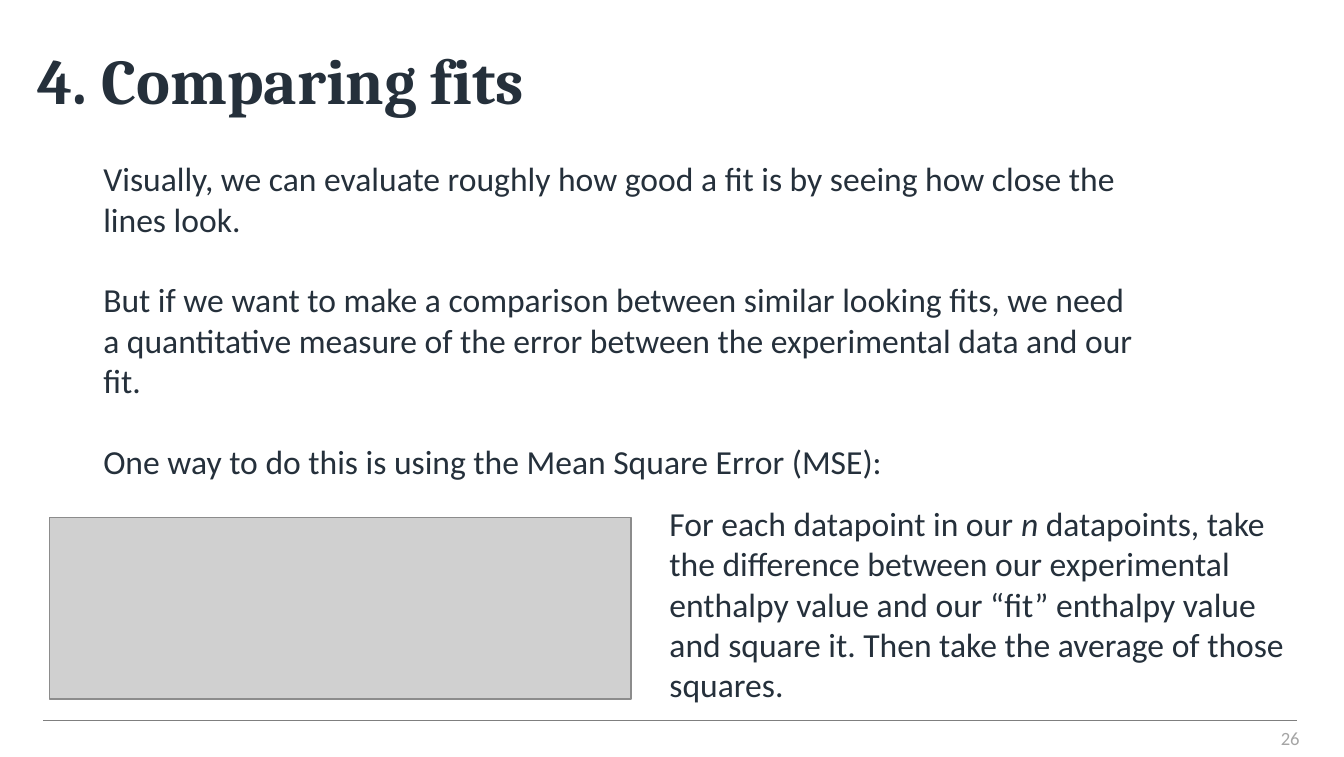
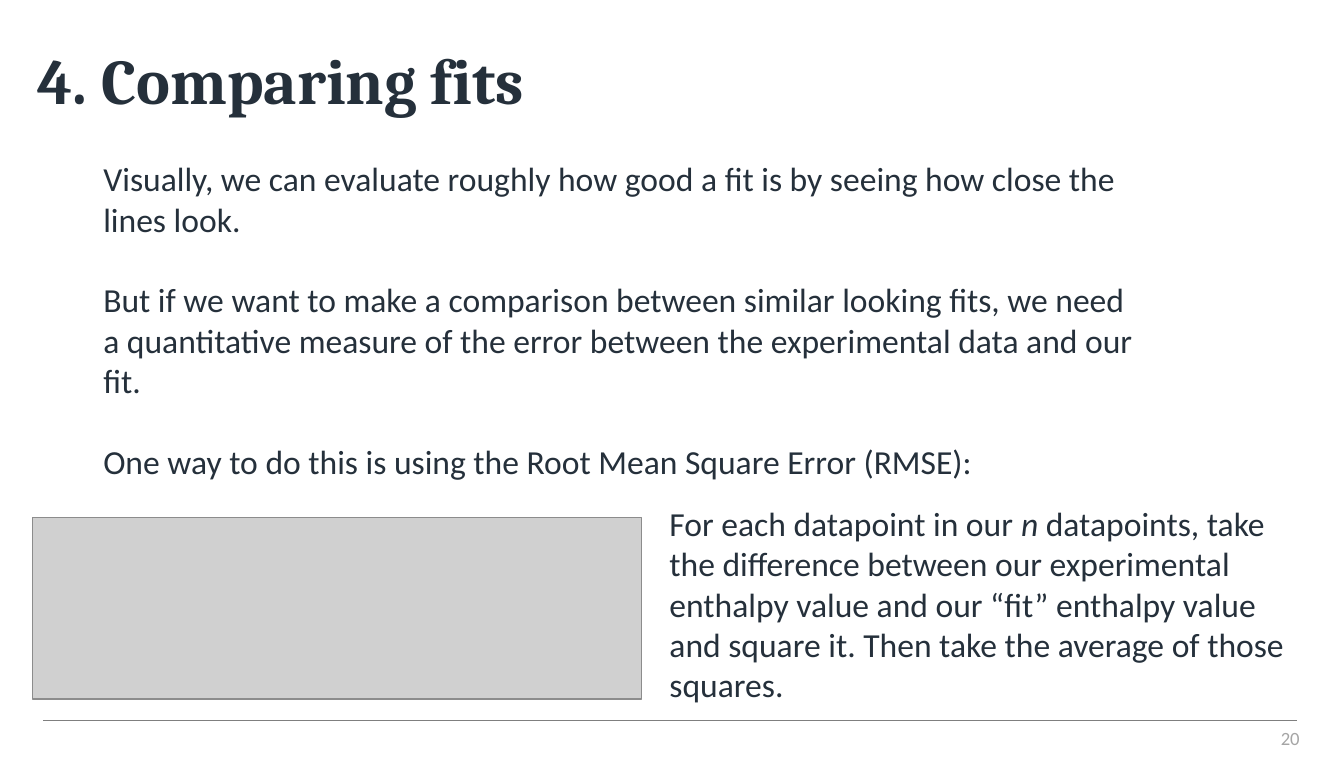
Before and after one commit to alanmlewis/ProgrammingforChem, a slide deck: slide 20 of Y2_Heat_Capacities/Calculating Heat Capacities.pptx (slide 26 before the commit). Drawn at 1344x757 pixels with LibreOffice and Linux fonts; fonts in the diff are those of the drawing; grey boxes stand for pictures; background and template pictures are left out. Boxes give left, top, right and bottom in pixels: in the first picture for what was removed or moved away, otherwise in the second. Text is boxed around its words. In the diff, an @@ line names an element or a change of style, - is before the commit and + after.

```diff
--- a/Y2_Heat_Capacities/Calculating Heat Capacities.pptx
+++ b/Y2_Heat_Capacities/Calculating Heat Capacities.pptx
@@ text at <box>103,449,972,480</box>: text changed @@
-One way to do this is using the Mean Square Error (MSE):
+One way to do this is using the Root Mean Square Error (RMSE):
@@ picture: place and size @@
-picture at <box>50,517,632,699</box>
+picture at <box>32,517,641,699</box>
@@ page number at <box>1281,733,1300,745</box>: text changed @@
-26
+20
```
Also in this commit, not shown: 1 other slide changed, 8 slides removed, 2 other files.
